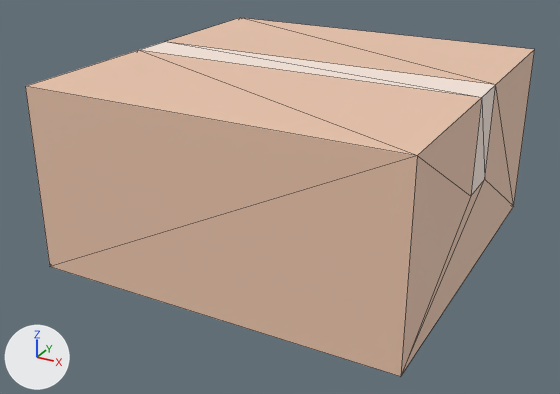
Renders of the FBX model Assets/Models/Conveyor Kit/box-large.fbx from each side of a commit.
Camera for both pictures: a camera (50 mm lens) standing at (0.931, -1.815, 1.012) and looking at (-0.028, -0.071, 0.14). The axes (+X, +Y, +Z) are drawn at lower left. The lights are the same throughout. Mesh edges are drawn as thin lines. Where no turn or scale is listed for an object, it has been applied to the vertices. Vertices at the same position are counted once.

Objects in the first picture: 'box-large'.
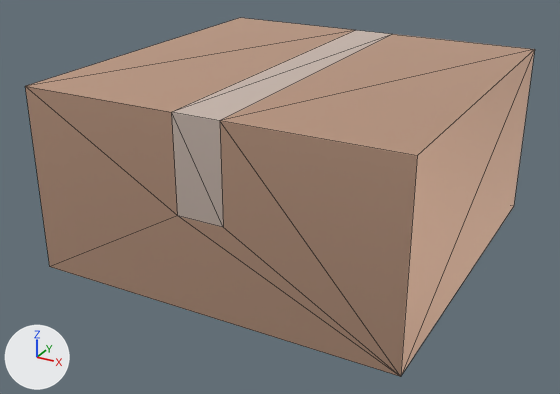
Where the newer file only moved an object's origin or applied its transform, the numbers keep the older frame.

Changed parts and their boxes (x1, y1, x2, y2) in the pictures (560 x 394 px):
'box-large', surface changed, mesh turned
    both: (25, 18, 535, 377)

The change, as a diff of the scene's bpy script:
```diff
--- a/Assets/Models/Conveyor Kit/box-large.fbx.py
+++ b/Assets/Models/Conveyor Kit/box-large.fbx.py
@@ mat_cardboard @@
 mat_cardboard.roughness = 0.553
+mat_cardboard.metallic = 1.0
@@ mat_tape @@
 mat_tape.roughness = 0.553
+mat_tape.metallic = 1.0
@@ me_mesh @@
 me_mesh.from_pydata(...)  # 16 vertices, 28 faces; spans x -0.5..0.5, y -0.5..0.5, z 0.0..0.5
 # used by ob_box_large; location = (0.0, 0.0, 0.0)
+# me_mesh part 1: the whole mesh is turned 90 degrees about the z axis through its middle
 me_mesh.materials.append(mat_cardboard)
```
